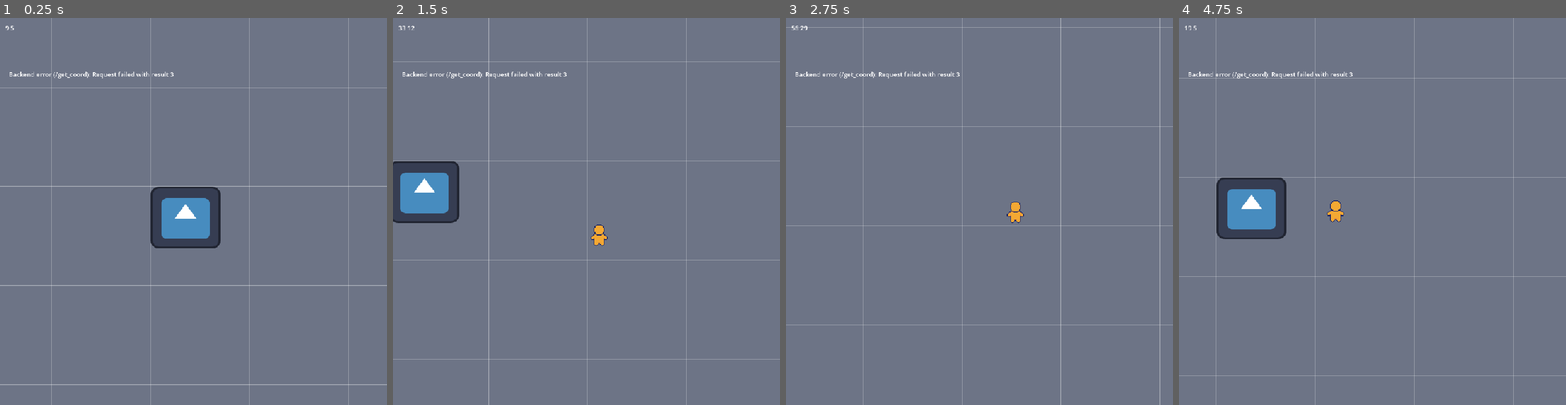
Above: before the commit, frames 1-4 (left to right).
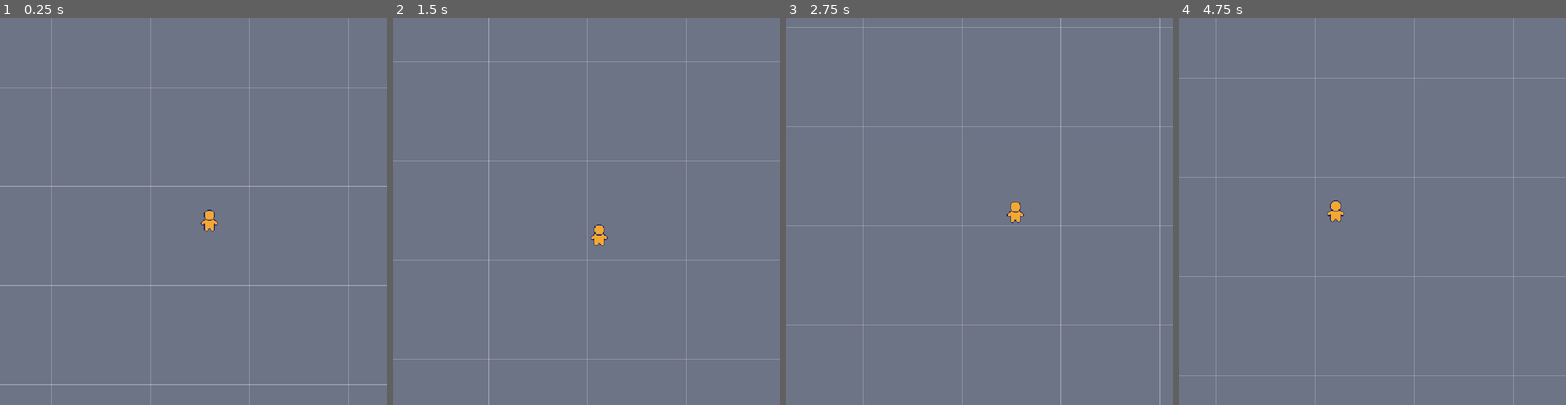
Above: after the commit, the same moments.

Repository: olecssuscho/hackathon
Game: Godot game, scene res://scenes/main.tscn
Two runs of this game, one before a commit and one after it. Both use one fixed random seed, a clock stepped at 60 frames per second and the inputs below. The engine's default icon, where the game draws it, is replaced by a stand-in: a white triangle on a blue panel in a dark square.
Inputs (mouse positions are in pixels of both pictures, inside the frame that each line leads up to):
- Up to frame 1 (0.25 s): no input
- Up to frame 2 (1.5 s): move the mouse to (671, 192) at 0.52 s; hold Right (ui_right) 0.53-1.28 s; click (671, 192) at 0.67 s; move the mouse to (509, 230) at 1.27 s; hold Down (ui_down) from 1.28 s (still down)
- Up to frame 3 (2.75 s): move the mouse to (1018, 126) at 2.02 s; release Down (ui_down) at 2.03 s; hold Right (ui_right) from 2.03 s (still down)
- Up to frame 4 (4.75 s): move the mouse to (1353, 288) at 2.77 s; release Right (ui_right) at 2.78 s; hold Up (ui_up) 2.78-3.53 s; click (1353, 288) at 2.92 s; move the mouse to (1488, 269) at 3.52 s; hold Left (ui_left) from 3.53 s (still down); move the mouse to (1256, 153) at 4.27 s

The runs differ from the first frame. In frame 1, 3.1% of the frame differs, in the area x 1-57%, y 2-60%; in frame 2, 2.9%; in frame 3, 0.2%; in frame 4, 3.1%.

Commit message:
working with new ui

Diff:
--- a/game_project/scenes/main.tscn
+++ b/game_project/scenes/main.tscn
@@ -2,118 +2,18 @@
 
 [ext_resource type="PackedScene" uid="uid://dr2iw5q253xea" path="res://scenes/player.tscn" id="1_0wfyh"]
 [ext_resource type="Script" uid="uid://cxdlpkrflqxpe" path="res://scripts/ui.gd" id="1_jyhfs"]
-[ext_resource type="Texture2D" uid="uid://br3v568eyef3c" path="res://sprites/9side.png" id="1_sugp2"]
+[ext_resource type="Theme" uid="uid://gfvm7aoq85rn" path="res://theme.tres" id="2_o6xl0"]
+[ext_resource type="Texture2D" uid="uid://dhxlgw4nnvvpu" path="res://sprites/test.jpg" id="2_tefeu"]
 [ext_resource type="Script" uid="uid://bkptbxad51p01" path="res://scripts/map.gd" id="4_jyhfs"]
 [ext_resource type="Script" uid="uid://bcfcanb2rehk7" path="res://scripts/POIData.gd" id="5_tbgi4"]
 [ext_resource type="Script" uid="uid://conjphpxwshwn" path="res://scripts/backend.gd" id="6_tefeu"]
-[ext_resource type="Texture2D" uid="uid://b61h63efil8c7" path="res://icon.svg" id="7_o6xl0"]
 
-[sub_resource type="StyleBoxTexture" id="StyleBoxTexture_4r1ic"]
-texture = ExtResource("1_sugp2")
-texture_margin_left = 4.0
-texture_margin_top = 4.0
-texture_margin_right = 4.0
-texture_margin_bottom = 4.0
-
-[sub_resource type="Theme" id="Theme_27xgj"]
-Panel/styles/panel = SubResource("StyleBoxTexture_4r1ic")
-
-[sub_resource type="Animation" id="Animation_sugp2"]
-length = 0.001
-tracks/0/type = "value"
-tracks/0/imported = false
-tracks/0/enabled = true
-tracks/0/path = NodePath("vbox:position")
-tracks/0/interp = 1
-tracks/0/loop_wrap = true
-tracks/0/keys = {
-"times": PackedFloat32Array(0),
-"transitions": PackedFloat32Array(1),
-"update": 0,
-"values": [Vector2(0, 1019)]
-}
-tracks/1/type = "value"
-tracks/1/imported = false
-tracks/1/enabled = true
-tracks/1/path = NodePath("preview_container:modulate")
-tracks/1/interp = 1
-tracks/1/loop_wrap = true
-tracks/1/keys = {
-"times": PackedFloat32Array(0),
-"transitions": PackedFloat32Array(1),
-"update": 0,
-"values": [Color(1, 1, 1, 1)]
-}
-
-[sub_resource type="Animation" id="Animation_jyhfs"]
-resource_name = "hide_uid"
-length = 0.5
-tracks/0/type = "value"
-tracks/0/imported = false
-tracks/0/enabled = true
-tracks/0/path = NodePath("vbox:position")
-tracks/0/interp = 1
-tracks/0/loop_wrap = true
-tracks/0/keys = {
-"times": PackedFloat32Array(0, 0.5),
-"transitions": PackedFloat32Array(0.5, 0.1538931),
-"update": 0,
-"values": [Vector2(22, 799.99976), Vector2(22, 1035)]
-}
-tracks/1/type = "value"
-tracks/1/imported = false
-tracks/1/enabled = true
-tracks/1/path = NodePath("preview_container:modulate")
-tracks/1/interp = 1
-tracks/1/loop_wrap = true
-tracks/1/keys = {
-"times": PackedFloat32Array(0, 0.5),
-"transitions": PackedFloat32Array(1, 1),
-"update": 0,
-"values": [Color(1, 1, 1, 1), Color(1, 1, 1, 0)]
-}
-
-[sub_resource type="Animation" id="Animation_tbgi4"]
-resource_name = "show_ui"
-tracks/0/type = "value"
-tracks/0/imported = false
-tracks/0/enabled = true
-tracks/0/path = NodePath("vbox:position")
-tracks/0/interp = 1
-tracks/0/loop_wrap = true
-tracks/0/keys = {
-"times": PackedFloat32Array(0, 1),
-"transitions": PackedFloat32Array(0.1538931, 1),
-"update": 0,
-"values": [Vector2(22, 1019), Vector2(22, 800.00024)]
-}
-tracks/1/type = "value"
-tracks/1/imported = false
-tracks/1/enabled = true
-tracks/1/path = NodePath("preview_container:modulate")
-tracks/1/interp = 1
-tracks/1/loop_wrap = true
-tracks/1/keys = {
-"times": PackedFloat32Array(0, 1),
-"transitions": PackedFloat32Array(0.5, 1),
-"update": 0,
-"values": [Color(1, 1, 1, 0), Color(1, 1, 1, 1)]
-}
-
-[sub_resource type="AnimationLibrary" id="AnimationLibrary_tefeu"]
-_data = {
-&"RESET": SubResource("Animation_sugp2"),
-&"hide_ui": SubResource("Animation_jyhfs"),
-&"show_ui": SubResource("Animation_tbgi4")
-}
-
-[sub_resource type="Resource" id="Resource_jyhfs"]
+[sub_resource type="Resource" id="Resource_tefeu"]
 script = ExtResource("5_tbgi4")
-poi_name = "Корпусний сад"
+poi_name = "egre"
 latitude = 49.59
 longitude = 34.551
-description = "Корпусний сад — парк круглої форми на Круглій площі, має вісім радіальних алей. Тут налічується близько 70 видів дерев і кущів, розбито клумби півоній і троянд, інших квітів. Чимало рідкісних видів дерев."
-image_url = "https://thumb.wikimedia.org/wikipedia/commons/thumb/7/78/%D0%A3%D0%BA%D1%80%D0%B0%D0%B8%D0%BD%D0%B0%2C_%D0%9F%D0%BE%D0%BB%D1%82%D0%B0%D0%B2%D0%B0_-_%D0%9A%D0%BE%D1%80%D0%BF%D1%83%D1%81%D0%BD%D1%8B%D0%B9_%D1%81%D0%B0%D0%B4_06.jpg/250px-%D0%A3%D0%BA%D1%80%D0%B0%D0%B8%D0%BD%D0%B0%2C_%D0%9F%D0%BE%D0%BB%D1%82%D0%B0%D0%B2%D0%B0_-_%D0%9A%D0%BE%D1%80%D0%BF%D1%83%D1%81%D0%BD%D1%8B%D0%B9_%D1%81%D0%B0%D0%B4_06.jpg?utm_source=uk.wikipedia.org&utm_campaign=parser&utm_content=thumbnail"
+description = "gergr"
 metadata/_custom_type_script = "uid://bcfcanb2rehk7"
 
 [node name="Node2D" type="Node2D" unique_id=481197220]
@@ -128,26 +28,45 @@
 offset_bottom = 37.0
 text = "trt"
 
-[node name="vbox" type="VBoxContainer" parent="UI" unique_id=1327811082]
-custom_minimum_size = Vector2(956, 0)
-anchors_preset = 7
+[node name="VBoxContainer" type="VBoxContainer" parent="UI" unique_id=865906714]
+anchors_preset = 8
 anchor_left = 0.5
-anchor_top = 1.0
+anchor_top = 0.5
 anchor_right = 0.5
-anchor_bottom = 1.0
-offset_left = -500.0
-offset_top = 19.0
-offset_right = 456.0
-offset_bottom = 219.00146
+anchor_bottom = 0.5
+offset_left = -386.0
+offset_top = -274.0
+offset_right = 386.0
+offset_bottom = 274.0
 grow_horizontal = 2
-grow_vertical = 0
+grow_vertical = 2
+theme = ExtResource("2_o6xl0")
 
-[node name="name_panel" type="Panel" parent="UI/vbox" unique_id=189854581]
+[node name="HBoxContainer2" type="HBoxContainer" parent="UI/VBoxContainer" unique_id=1650687579]
+layout_mode = 2
+
+[node name="Close" type="Button" parent="UI/VBoxContainer/HBoxContainer2" unique_id=125371031]
+custom_minimum_size = Vector2(32, 32)
+layout_mode = 2
+text = "X"
+
+[node name="Control" type="Control" parent="UI/VBoxContainer/HBoxContainer2" unique_id=1411821222]
+layout_mode = 2
+size_flags_horizontal = 3
+
+[node name="HBoxContainer" type="HBoxContainer" parent="UI/VBoxContainer" unique_id=834799894]
+layout_mode = 2
+
+[node name="vbox" type="VBoxContainer" parent="UI/VBoxContainer/HBoxContainer" unique_id=1327811082]
+custom_minimum_size = Vector2(384, 512)
+layout_mode = 2
+
+[node name="name_panel" type="Panel" parent="UI/VBoxContainer/HBoxContainer/vbox" unique_id=189854581]
 custom_minimum_size = Vector2(0, 64)
 layout_mode = 2
-theme = SubResource("Theme_27xgj")
+theme = ExtResource("2_o6xl0")
 
-[node name="name" type="Label" parent="UI/vbox/name_panel" unique_id=2058110631]
+[node name="name" type="Label" parent="UI/VBoxContainer/HBoxContainer/vbox/name_panel" unique_id=2058110631]
 layout_mode = 1
 anchors_preset = 15
 anchor_right = 1.0
@@ -158,12 +77,12 @@
 horizontal_alignment = 1
 vertical_alignment = 1
 
-[node name="desk_panel" type="Panel" parent="UI/vbox" unique_id=1396938314]
+[node name="desk_panel" type="Panel" parent="UI/VBoxContainer/HBoxContainer/vbox" unique_id=1396938314]
 layout_mode = 2
 size_flags_vertical = 3
-theme = SubResource("Theme_27xgj")
+theme = ExtResource("2_o6xl0")
 
-[node name="desc" type="Label" parent="UI/vbox/desk_panel" unique_id=2028362937]
+[node name="desc" type="Label" parent="UI/VBoxContainer/HBoxContainer/vbox/desk_panel" unique_id=2028362937]
 layout_mode = 1
 anchors_preset = 15
 anchor_right = 1.0
@@ -177,8 +96,22 @@
 text = "Description"
 autowrap_mode = 3
 
-[node name="uianim" type="AnimationPlayer" parent="UI" unique_id=1223948239]
-libraries/ = SubResource("AnimationLibrary_tefeu")
+[node name="image_panel" type="Panel" parent="UI/VBoxContainer/HBoxContainer" unique_id=274505592]
+custom_minimum_size = Vector2(384, 0)
+layout_mode = 2
+size_flags_vertical = 3
+theme = ExtResource("2_o6xl0")
+
+[node name="POI_Preview" type="TextureRect" parent="UI/VBoxContainer/HBoxContainer/image_panel" unique_id=1160406805]
+layout_mode = 1
+anchors_preset = 15
+anchor_right = 1.0
+anchor_bottom = 1.0
+grow_horizontal = 2
+grow_vertical = 2
+texture = ExtResource("2_tefeu")
+expand_mode = 1
+stretch_mode = 6
 
 [node name="preview_container" type="Control" parent="UI" unique_id=1559191745]
 layout_mode = 3
@@ -190,21 +123,6 @@
 offset_bottom = 442.0
 grow_horizontal = 2
 
-[node name="POI_Preview" type="TextureRect" parent="UI/preview_container" unique_id=1160406805]
-layout_mode = 1
-anchors_preset = 8
-anchor_left = 0.5
-anchor_top = 0.5
-anchor_right = 0.5
-anchor_bottom = 0.5
-offset_left = -228.0
-offset_top = -186.5
-offset_right = 228.0
-offset_bottom = 186.5
-grow_horizontal = 2
-grow_vertical = 2
-stretch_mode = 4
-
 [node name="points" type="Label" parent="UI" unique_id=1414276529]
 offset_left = 23.0
 offset_top = 134.0
@@ -215,12 +133,9 @@
 
 [node name="Map" type="Node2D" parent="." unique_id=566054435]
 script = ExtResource("4_jyhfs")
-pois = Array[ExtResource("5_tbgi4")]([SubResource("Resource_jyhfs")])
+pois = Array[ExtResource("5_tbgi4")]([SubResource("Resource_tefeu")])
 
 [node name="backend" type="Node" parent="." unique_id=683812222]
 script = ExtResource("6_tefeu")
 
-[node name="TextureRect" type="TextureRect" parent="." unique_id=1643729056]
-offset_right = 181.0
-offset_bottom = 160.0
-texture = ExtResource("7_o6xl0")
+[connection signal="pressed" from="UI/VBoxContainer/HBoxContainer2/Close" to="UI" method="_on_close_pressed"]
--- a/game_project/scripts/backend.gd
+++ b/game_project/scripts/backend.gd
@@ -73,11 +73,6 @@
 	if g.map == null:
 		request_failed.emit("/get_coord", "Map node is not ready")
 		return
-	var points_label := g.map.get_node_or_null("../UI/points") as Label
-	if points_label == null:
-		request_failed.emit("/get_coord", "Points label was not found")
-		return
-	points_label.text = "Loading places..."
 
 	var response: Variant = await _request(HTTPClient.METHOD_GET, "/get_coord")
 	if not response is Array:
@@ -85,7 +80,7 @@
 			request_failed.emit("/get_coord", "Expected an array of coordinate pairs")
 		return
 
-	var place_lines := PackedStringArray()
+	var loaded_pois: Array[POIData] = []
 	for coordinates in response:
 		if not coordinates is Array or coordinates.size() != 2:
 			request_failed.emit("/get_coord", "Expected each place to contain latitude and longitude")
@@ -111,23 +106,27 @@
 			request_failed.emit(details_path, "Expected place details as an object")
 			return
 
-		var line := "%s, %s" % [str(latitude), str(longitude)]
+		var poi := POIData.new()
+		poi.latitude = latitude
+		poi.longitude = longitude
 		var place_name: Variant = details.get("name", "")
-		if place_name is String and not place_name.is_empty():
-			line += " — " + place_name
-		place_lines.append(line)
-		points_label.text = "\n".join(place_lines)
+		if place_name is String:
+			poi.poi_name = place_name
+		var description: Variant = details.get("description_short_uk", "")
+		if not description is String or description.is_empty():
+			description = details.get("description_short_en", "")
+		if description is String:
+			poi.description = description
+		var image_url: Variant = details.get("photo_url", "")
+		if image_url is String:
+			poi.image_url = image_url
+		loaded_pois.append(poi)
 
-	if place_lines.is_empty():
-		points_label.text = "No places returned."
+	g.map.set_pois(loaded_pois)
 
 
 func _on_request_failed(endpoint: String, error: String) -> void:
 	push_error("Backend request failed (%s): %s" % [endpoint, error])
-	if g.map != null:
-		var points_label := g.map.get_node_or_null("../UI/points") as Label
-		if points_label != null:
-			points_label.text = "Backend error (%s): %s" % [endpoint, error]
 
 
 func submit_score(score: int) -> void:
--- a/game_project/scripts/global.gd
+++ b/game_project/scripts/global.gd
@@ -12,6 +12,8 @@
 
 var ui: UI
 var map: Map
+
+var dialogue_open: bool = false
 
 func _ready() -> void:
 	var f := latlon_to_tile_f(START_LAT, START_LON, ZOOM)
--- a/game_project/scripts/player.gd
+++ b/game_project/scripts/player.gd
@@ -28,12 +28,13 @@
 			dir = to_mouse / dist
 			step = minf(step, dist)   # don't overshoot the cursor
 
-	if dir == Vector2.ZERO:
-		anim.play("idle")
-		return
+	if !g.dialogue_open:
+		if dir == Vector2.ZERO:
+			anim.play("idle")
+			return
 
-	anim.play("walking")
-	global_position += dir * step
+		anim.play("walking")
+		global_position += dir * step
 	_update_grid()
 
 
--- a/game_project/scripts/poi.gd
+++ b/game_project/scripts/poi.gd
@@ -41,12 +41,12 @@
 
 func _on_interaction_body_entered(body: Node2D) -> void:
 	if body is Player:
-		g.ui.uianim.play("show_ui")
 		g.ui.text_name.text = poi_name
 		g.ui.text_desc.text  = poi_description
 		g.ui.load_preview_from_url(poi_img)
+		g.dialogue_open = true
 
 
 func _on_interaction_body_exited(body: Node2D) -> void:
 	if body is Player:
-		g.ui.uianim.play("hide_ui")
+		pass
--- a/game_project/scripts/ui.gd
+++ b/game_project/scripts/ui.gd
@@ -2,15 +2,21 @@
 extends CanvasLayer
 
 @onready var uianim: AnimationPlayer = $uianim
-@onready var text_name: Label = $vbox/name_panel/name
-@onready var text_desc: Label = $vbox/desk_panel/desc
-@onready var poi_preview: TextureRect = $preview_container/POI_Preview
+@onready var text_name: Label = $VBoxContainer/HBoxContainer/vbox/name_panel/name
+@onready var text_desc: Label = $VBoxContainer/HBoxContainer/vbox/desk_panel/desc
+@onready var poi_preview: TextureRect = $VBoxContainer/HBoxContainer/image_panel/POI_Preview
 
 var _preview_request: HTTPRequest
 
 
 func _ready() -> void:
 	g.ui = self
+
+func _physics_process(delta: float) -> void:
+	if g.dialogue_open:
+		visible = true
+	else:
+		visible = false
 
 
 func load_preview_from_url(url: String) -> void:
@@ -82,3 +88,7 @@
 				break
 
 	return image if err == OK else null
+
+
+func _on_close_pressed() -> void:
+	g.dialogue_open = false
--- /dev/null
+++ b/game_project/theme.tres
@@ -0,0 +1,47 @@
+[gd_resource type="Theme" format=3 uid="uid://gfvm7aoq85rn"]
+
+[ext_resource type="Texture2D" uid="uid://br3v568eyef3c" path="res://sprites/9side.png" id="1_e1x85"]
+[ext_resource type="Texture2D" uid="uid://02wig0rqrmaw" path="res://sprites/9side_light.png" id="1_vj6dk"]
+[ext_resource type="Texture2D" uid="uid://bsvob2ci6ch6w" path="res://sprites/9side_dark.png" id="3_110ce"]
+
+[sub_resource type="StyleBoxTexture" id="StyleBoxTexture_05tig"]
+texture = ExtResource("1_vj6dk")
+texture_margin_left = 4.0
+texture_margin_top = 4.0
+texture_margin_right = 4.0
+texture_margin_bottom = 4.0
+
+[sub_resource type="StyleBoxTexture" id="StyleBoxTexture_1rmny"]
+texture = ExtResource("1_vj6dk")
+texture_margin_left = 4.0
+texture_margin_top = 4.0
+texture_margin_right = 4.0
+texture_margin_bottom = 4.0
+
+[sub_resource type="StyleBoxTexture" id="StyleBoxTexture_mihib"]
+texture = ExtResource("1_e1x85")
+texture_margin_left = 4.0
+texture_margin_top = 4.0
+texture_margin_right = 4.0
+texture_margin_bottom = 4.0
+
+[sub_resource type="StyleBoxTexture" id="StyleBoxTexture_yin2u"]
+texture = ExtResource("3_110ce")
+texture_margin_left = 4.0
+texture_margin_top = 4.0
+texture_margin_right = 4.0
+texture_margin_bottom = 4.0
+
+[sub_resource type="StyleBoxTexture" id="StyleBoxTexture_4r1ic"]
+texture = ExtResource("1_e1x85")
+texture_margin_left = 4.0
+texture_margin_top = 4.0
+texture_margin_right = 4.0
+texture_margin_bottom = 4.0
+
+[resource]
+Button/styles/focus = SubResource("StyleBoxTexture_05tig")
+Button/styles/hover = SubResource("StyleBoxTexture_1rmny")
+Button/styles/normal = SubResource("StyleBoxTexture_mihib")
+Button/styles/pressed = SubResource("StyleBoxTexture_yin2u")
+Panel/styles/panel = SubResource("StyleBoxTexture_4r1ic")
Binary file added: game_project/sprites/9side_dark.png
Not shown, added: game_project/sprites/9side_dark.png.import
Binary file added: game_project/sprites/9side_light.png
Not shown, added: game_project/sprites/9side_light.png.import
Binary file added: game_project/sprites/test.jpg
Not shown, added: game_project/sprites/test.jpg.import
Not shown, changed: backend/game/index.pck
